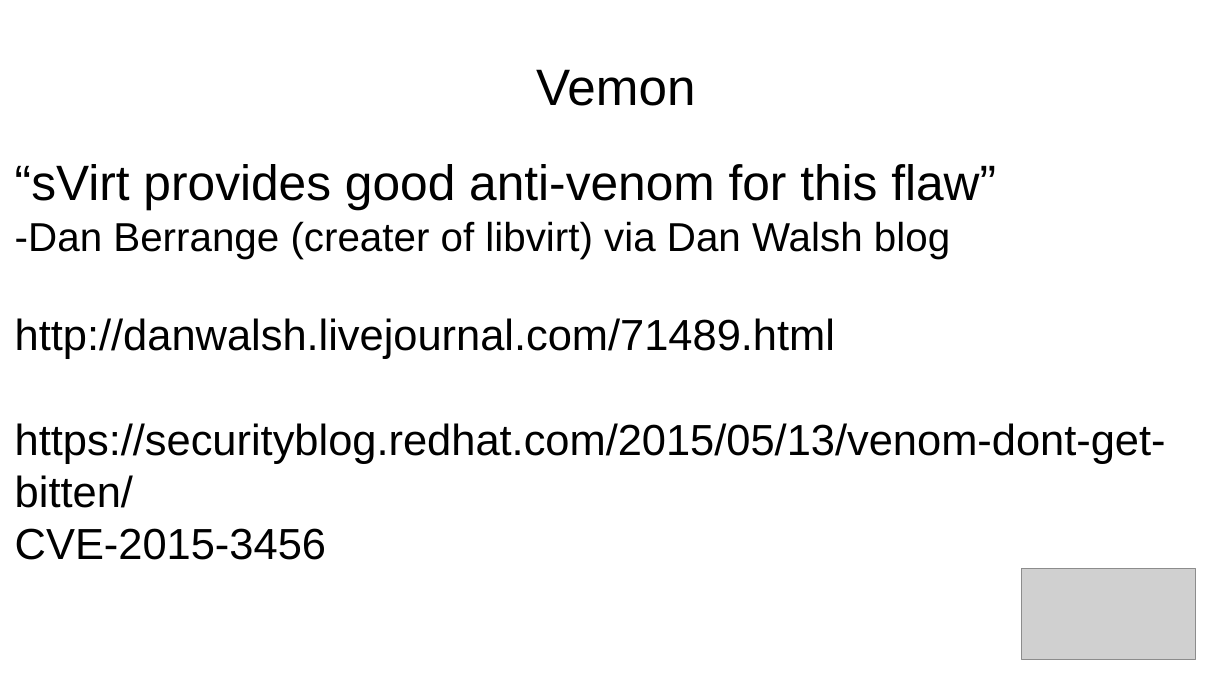
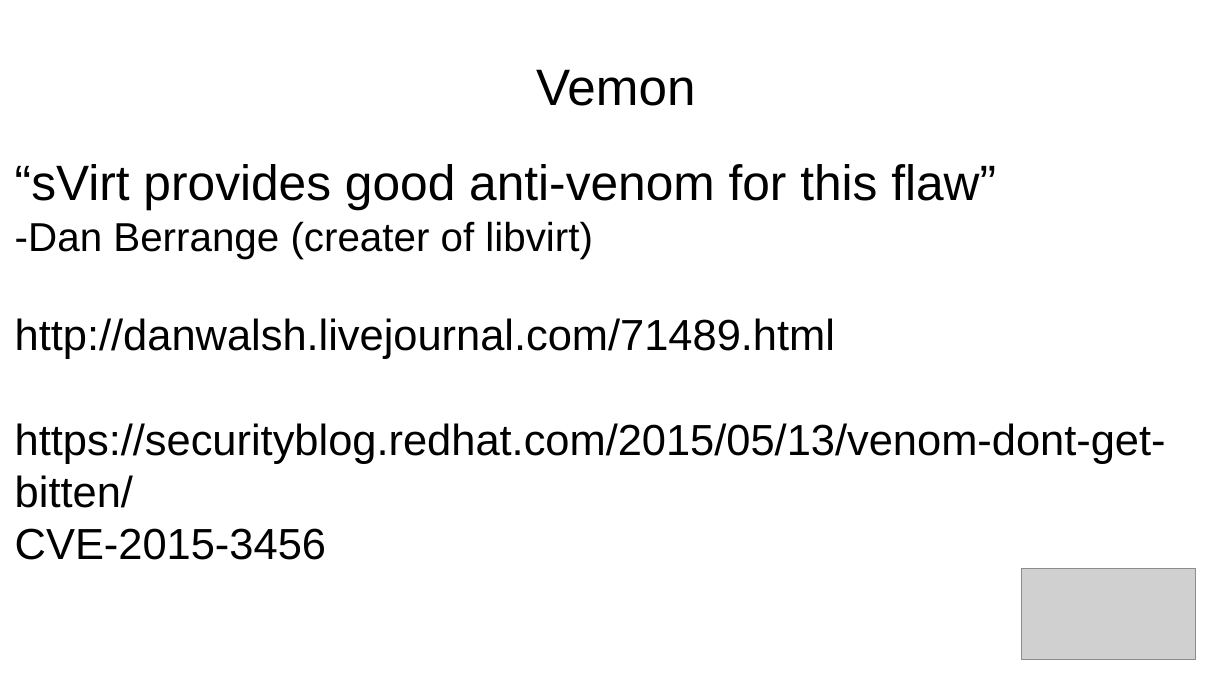
Before and after one commit to laubersm/LauberSolutions, a slide deck: slide 31 of SELinux/ItsAboutTheLabels-screen16-9.odp. Drawn at 1232x693 pixels with LibreOffice and Linux fonts; fonts in the diff are those of the drawing; grey boxes stand for pictures. Boxes give left, top, right and bottom in pixels: in the first picture for what was removed or moved away, otherwise in the second. Text is boxed around its words. In the diff, an @@ line names an element or a change of style, - is before the commit and + after.

```diff
--- a/SELinux/ItsAboutTheLabels-screen16-9.odp
+++ b/SELinux/ItsAboutTheLabels-screen16-9.odp
@@ text at bbox=[15, 221, 593, 259]: text changed @@
--Dan Berrange (creater of libvirt) via Dan Walsh blog
+-Dan Berrange (creater of libvirt)
```
Also in this commit, not shown: 1 other slide changed, 1 other file.
